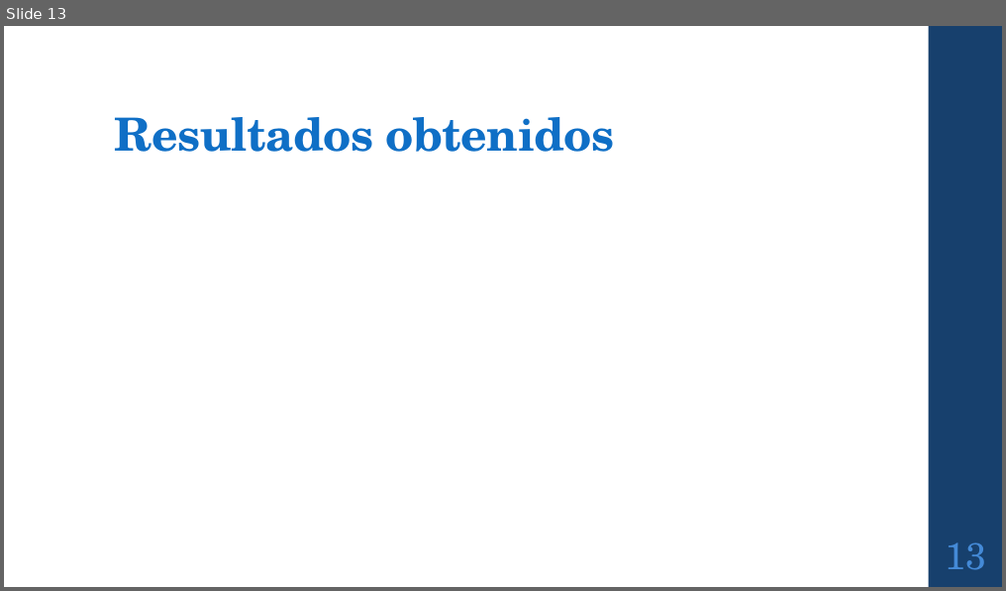
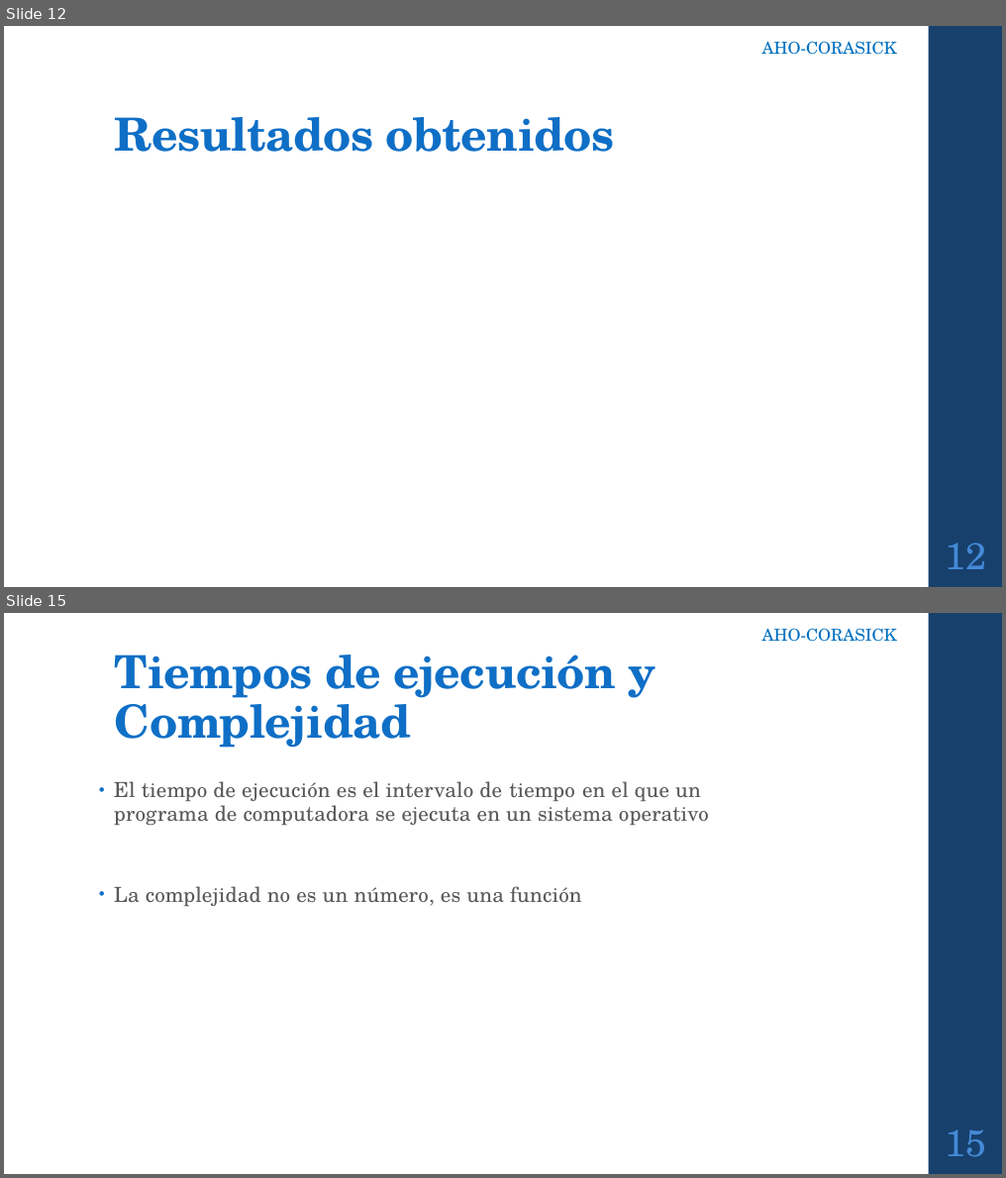
Before and after one commit to CursosIE/IE-0217-III-16-G1, a slide deck: Proyecto/proyectoFinal.pptx. Shown one above the other, each under a label of ours: slide 13 before the commit, slides 12 and 15 after it; the slides between them are not shown. The pictures are 1006x591 and 1006x1178 pixels, drawn with LibreOffice and Linux fonts; fonts in the diff are those of the drawing. Boxes give left, top, right and bottom in pixels: in the first picture for what was removed or moved away, otherwise in the second. Text is boxed around its words. In the diff, an @@ line names an element or a change of style, - is before the commit and + after.

```diff
--- a/Proyecto/proyectoFinal.pptx
+++ b/Proyecto/proyectoFinal.pptx
@@ slide 15 added at (x1=4, y1=613, x2=1002, y2=1174), background #FFFFFF; not listed: 1 template element that a slide beside it also shows @@
@@ text added at (x1=762, y1=628, x2=897, y2=642), 16 pt, text #0070C0 @@
+AHO-CORASICK
@@ title added at (x1=115, y1=655, x2=656, y2=748), 44 pt, text #0F6FC6, bold @@
+Tiempos de ejecución y Complejidad
@@ text added at (x1=114, y1=781, x2=709, y2=906), 20 pt, text #595959 @@
+• El tiempo de ejecución es el intervalo de tiempo en el que un programa de computadora se ejecuta en un sistema operativo
+• La complejidad no es un número, es una función
@@ page number added at (x1=944, y1=1130, x2=986, y2=1157), 36 pt, text #448AD7 @@
+15
@@ what was slide 13 is now slide 12 @@
@@ slide 12 changed as well @@
@@ text added at (x1=762, y1=41, x2=897, y2=55), 16 pt, text #0070C0 @@
+AHO-CORASICK
@@ page number at (x1=944, y1=543, x2=986, y2=570): text changed @@
-13
+12
```
Also in this commit, not shown: 8 other slides changed, 11 other slides added, 12 slides removed.
